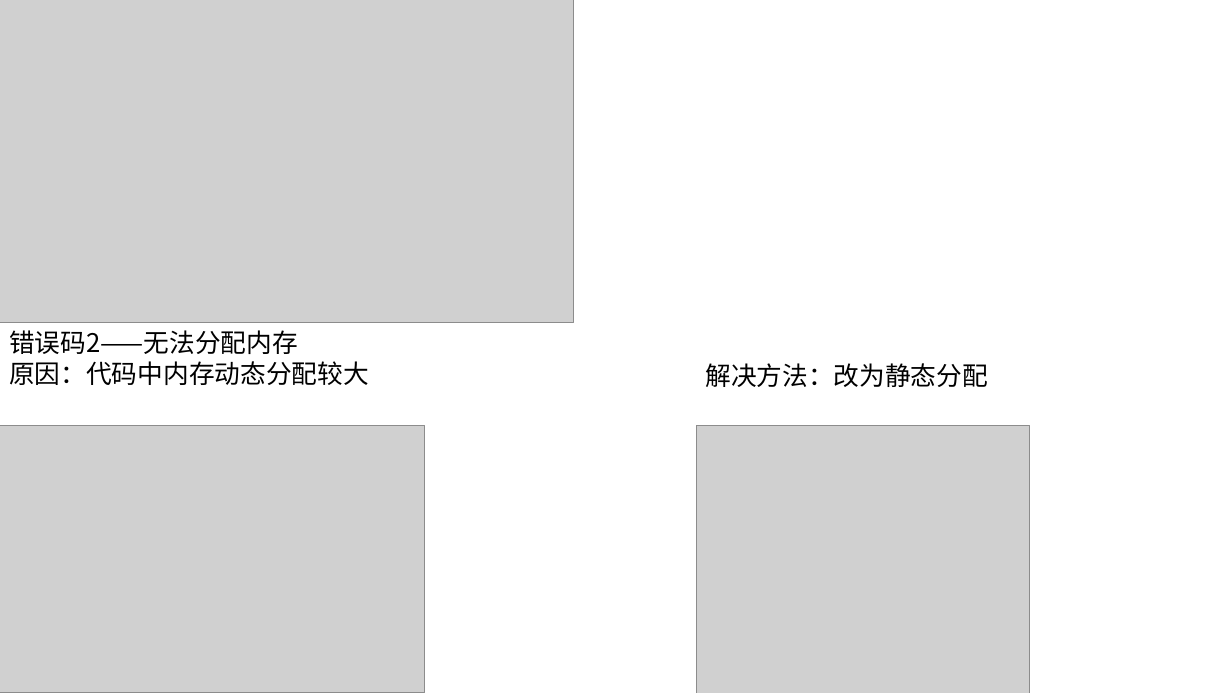
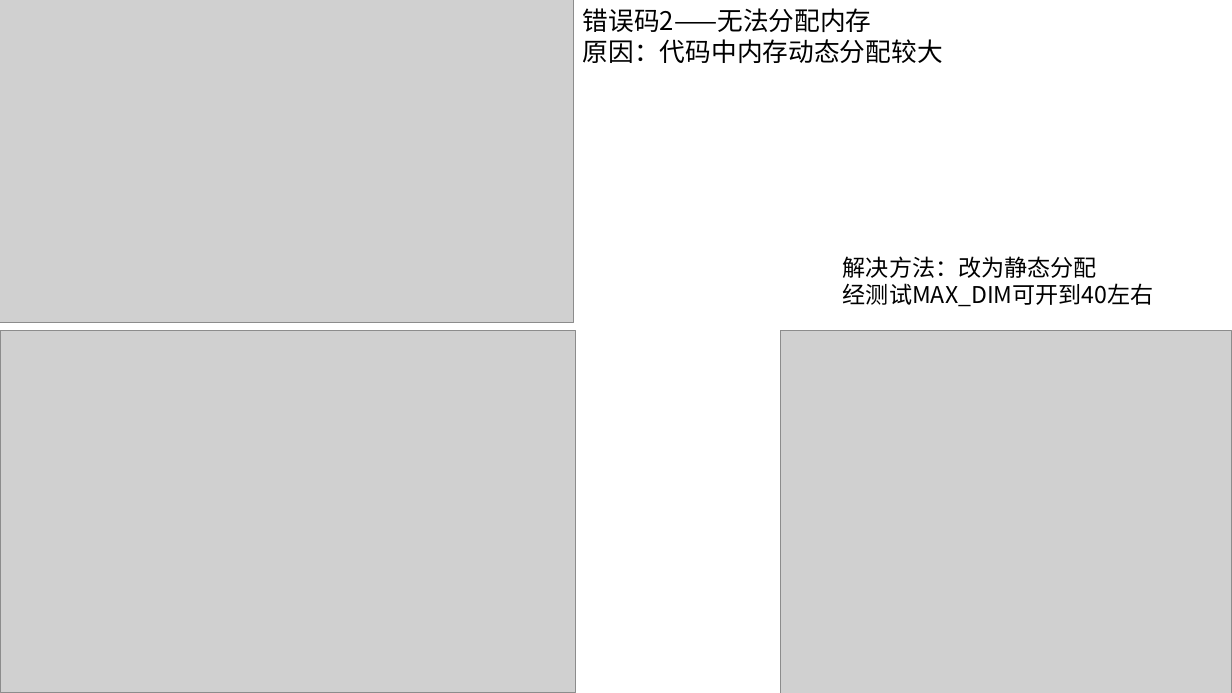
Before and after one commit to AE-26710/Time-Prediction, a slide deck: slide 49 of R5.pptx. Drawn at 1232x693 pixels with LibreOffice and Linux fonts; fonts in the diff are those of the drawing; grey boxes stand for pictures. Boxes give left, top, right and bottom in pixels: in the first picture for what was removed or moved away, otherwise in the second. Text is boxed around its words. In the diff, an @@ line names an element or a change of style, - is before the commit and + after.

```diff
--- a/R5.pptx
+++ b/R5.pptx
@@ text "错误码2——无法分配内存": place and size @@
-text "错误码2——无法分配内存" at <box>9,330,369,385</box>
+text "错误码2——无法分配内存" at <box>583,8,943,63</box>
@@ text "解决方法：改为静态分配": place and size @@
-text "解决方法：改为静态分配" at <box>705,363,988,387</box>
+text "解决方法：改为静态分配" at <box>843,256,1154,307</box>
@@ text at <box>843,256,1097,278</box>: size 20 to 18 pt in "解决方法：改为静态分配" @@
@@ text at <box>843,283,1154,307</box>: paragraph added @@
+经测试MAX_DIM可开到40左右
@@ picture: place and size @@
-picture at <box>0,425,425,693</box>
+picture at <box>0,330,576,693</box>
@@ picture: place and size @@
-picture at <box>696,425,1030,693</box>
+picture at <box>781,331,1232,693</box>
```
Also in this commit, not shown: 2 other slides changed, 4 other files.
